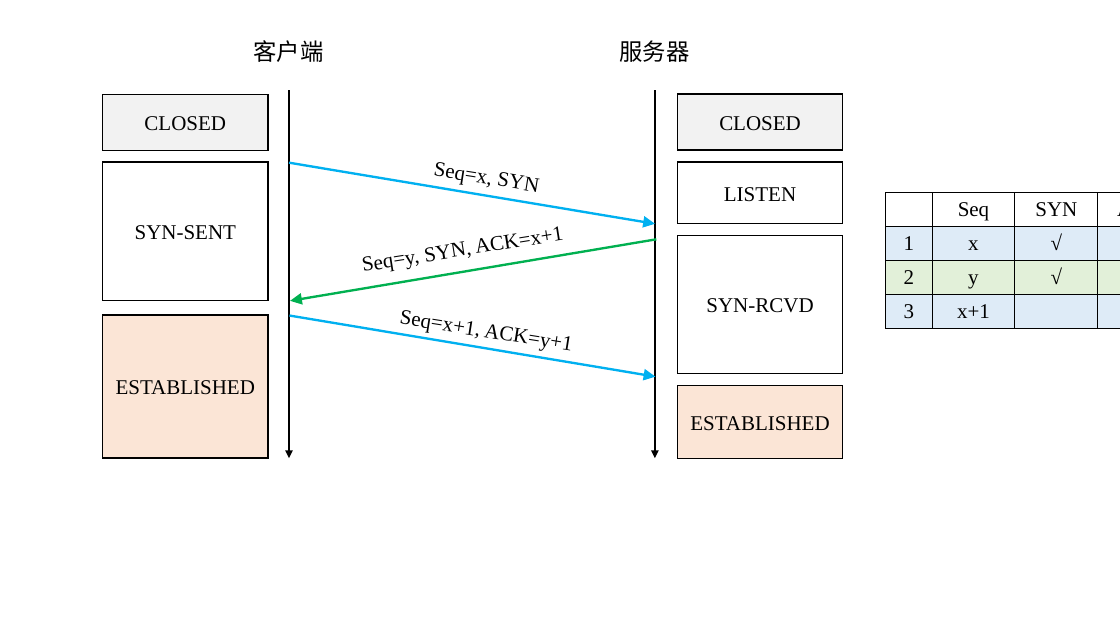
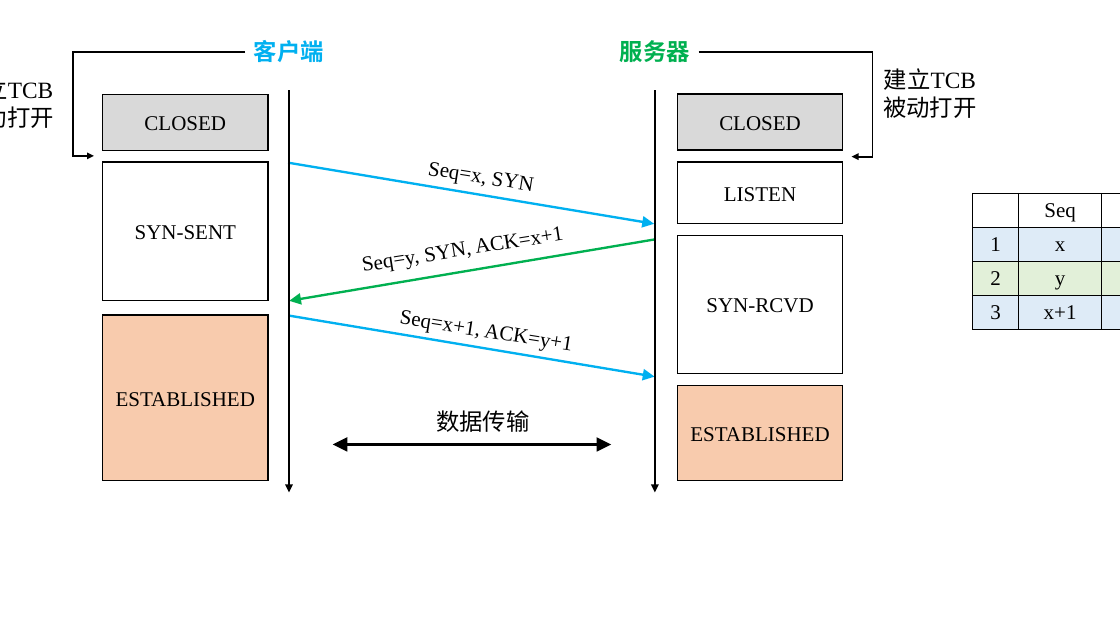
Before and after one commit to Hansimov/cs-interviews, a slide deck: slide 2 of 后台开发面经_示意图.pptx. Drawn at 1120x630 pixels with LibreOffice and Linux fonts; fonts in the diff are those of the drawing. Boxes give left, top, right and bottom in pixels: in the first picture for what was removed or moved away, otherwise in the second. Text is boxed around its words. In the diff, an @@ line names an element or a change of style, - is before the commit and + after.

```diff
--- a/后台开发面经_示意图.pptx
+++ b/后台开发面经_示意图.pptx
@@ elbow arrow added from (245, 52) to (94, 156), #000000 1.5 pt @@
@@ text "客户端" at (254, 40, 324, 62): text colour #000000 to #00B0F0, bold on; alignment left to centre @@
@@ text "服务器" at (620, 40, 690, 62): text colour #000000 to #00B050, bold on; alignment left to centre @@
@@ elbow arrow added from (699, 52) to (852, 156), #000000 1.5 pt @@
@@ text added at (0, 82, 54, 128), 20 pt, text #000000 @@
+建立TCB
+主动打开
@@ text added at (883, 68, 976, 118), 20 pt, text #000000 @@
+建立TCB
+被动打开
@@ rectangle "CLOSED" at (103, 94, 268, 150): fill #F2F2F2 to #D9D9D9 @@
@@ arrow moved from (289, 90) - (289, 458) to (289, 90) - (289, 492) @@
@@ arrow moved from (655, 90) - (655, 458) to (655, 90) - (655, 492) @@
@@ rectangle "CLOSED" at (678, 94, 844, 150): fill #F2F2F2 to #D9D9D9 @@
@@ text "Seq=x, SYN": place and size @@
-text "Seq=x, SYN" at (433, 162, 491, 188)
+text "Seq=x, SYN" at (427, 162, 485, 187)
@@ table: place and size @@
-table at (886, 192, 1120, 329)
+table at (973, 193, 1120, 329)
@@ rectangle "ESTABLISHED": place and size @@
-rectangle "ESTABLISHED" at (103, 315, 268, 458)
+rectangle "ESTABLISHED" at (103, 315, 268, 481)
@@ rectangle "ESTABLISHED" at (103, 315, 268, 481): fill #FBE5D6 to #F8CBAD @@
@@ rectangle "ESTABLISHED" at (678, 386, 844, 481): fill #FBE5D6 to #F8CBAD @@
@@ rectangle "ESTABLISHED": place and size @@
-rectangle "ESTABLISHED" at (678, 386, 844, 458)
+rectangle "ESTABLISHED" at (678, 386, 844, 481)
@@ text added at (436, 410, 529, 432), 20 pt, text #000000 @@
+数据传输
@@ double arrow added from (333, 444) to (611, 444), #000000 2.5 pt @@
```
Also in this commit, not shown: 1 other slide changed, 1 other file.
